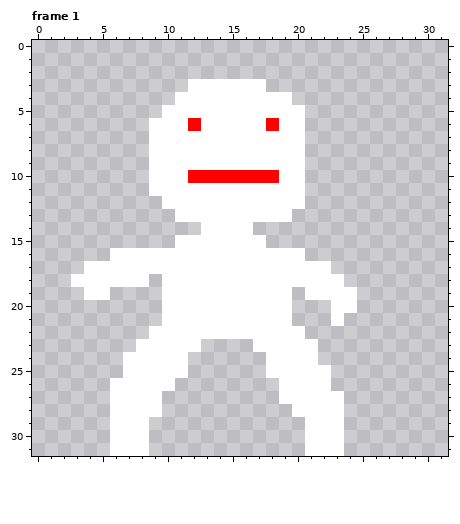
Edited in one commit: pixel-art file (Assets/Player/Player.aseprite). Above is the file before it was changed.
32x32 pixels, 1 frame. Shown: frame 1. The commit also changed other frames, which this record leaves out.
New version:
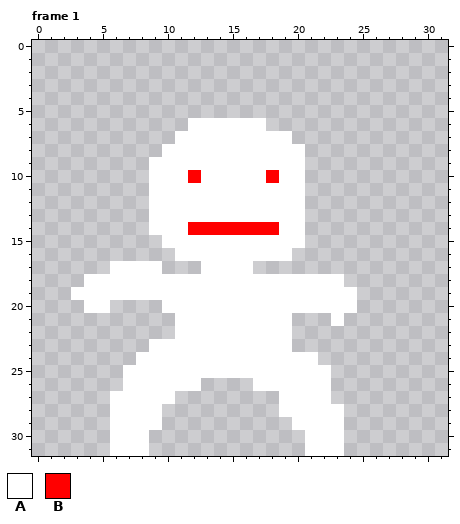
Palette (. is transparent): A #ffffff  B #ff0000
The edit:
Frame 1, layer "Layer 1":
y 3: x 12..17 AAAAAA -> ......
y 4: x 11..19 AAAAAAAAA -> .........
y 5: x 10..20 AAAAAAAAAAA -> ...........
y 6: x 9..12 AAAB -> ...A; x 18..20 BAA -> ...
y 7: x 9..10 AA -> ..; x 20 A -> .
y 8: x 9 A -> .
y 10: x 13..17 BBBBB -> AAAAA
y 12: x 9 . -> A
y 13: x 9..10 .. -> AA; x 20 . -> A
y 14: x 9..20 ....AAAA.... -> AAABBBBBBBAA
y 15: x 10 . -> A; x 18..20 ... -> AAA
y 16: x 6..10 AAAAA -> .....; x 20 A -> .
y 17: x 4..5 AA -> ..; x 10..12 AAA -> ...; x 17..22 AAAAAA -> ......
y 18: x 3 A -> .; x 9 . -> A
y 19: x 3 . -> A; x 6..9 .... -> AAAA; x 20 . -> A
y 20: x 4..5 .. -> AA; x 20..22 ... -> AAA
y 21: x 10 A -> .
y 22: x 9..10 AA -> ..; x 20 A -> .
y 23: x 8 A -> .; x 13..16 .... -> AAAA; x 20..21 AA -> ..
y 24: x 7 A -> .; x 12..17 ...... -> AAAAAA
y 25: x 12..17 ...... -> AAAAAA
y 26: x 6 A -> .; x 11..12 .. -> AA; x 17..18 .. -> AA
y 27: x 10 . -> A; x 23 A -> .
y 28: x 19 . -> A
y 29: x 9 . -> A; x 20 . -> A
